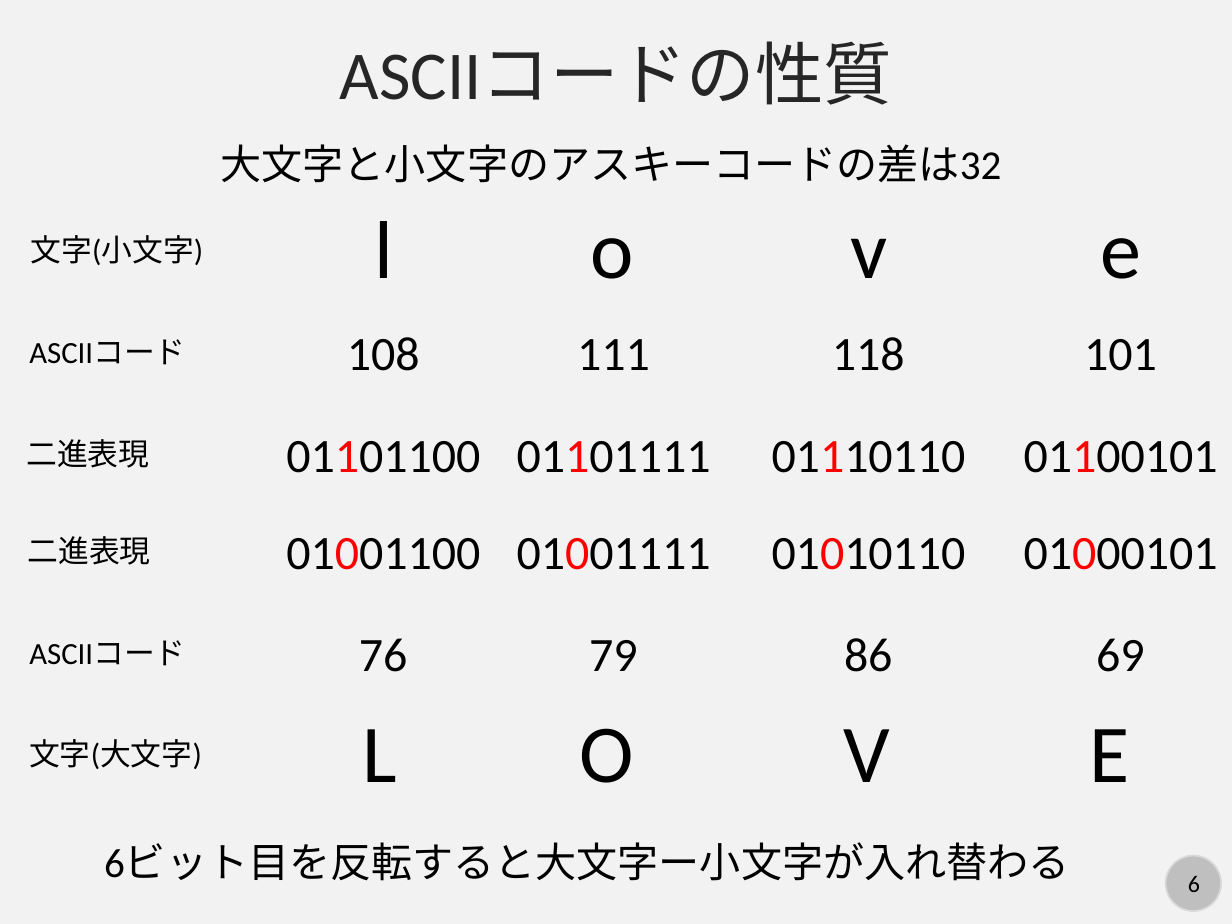
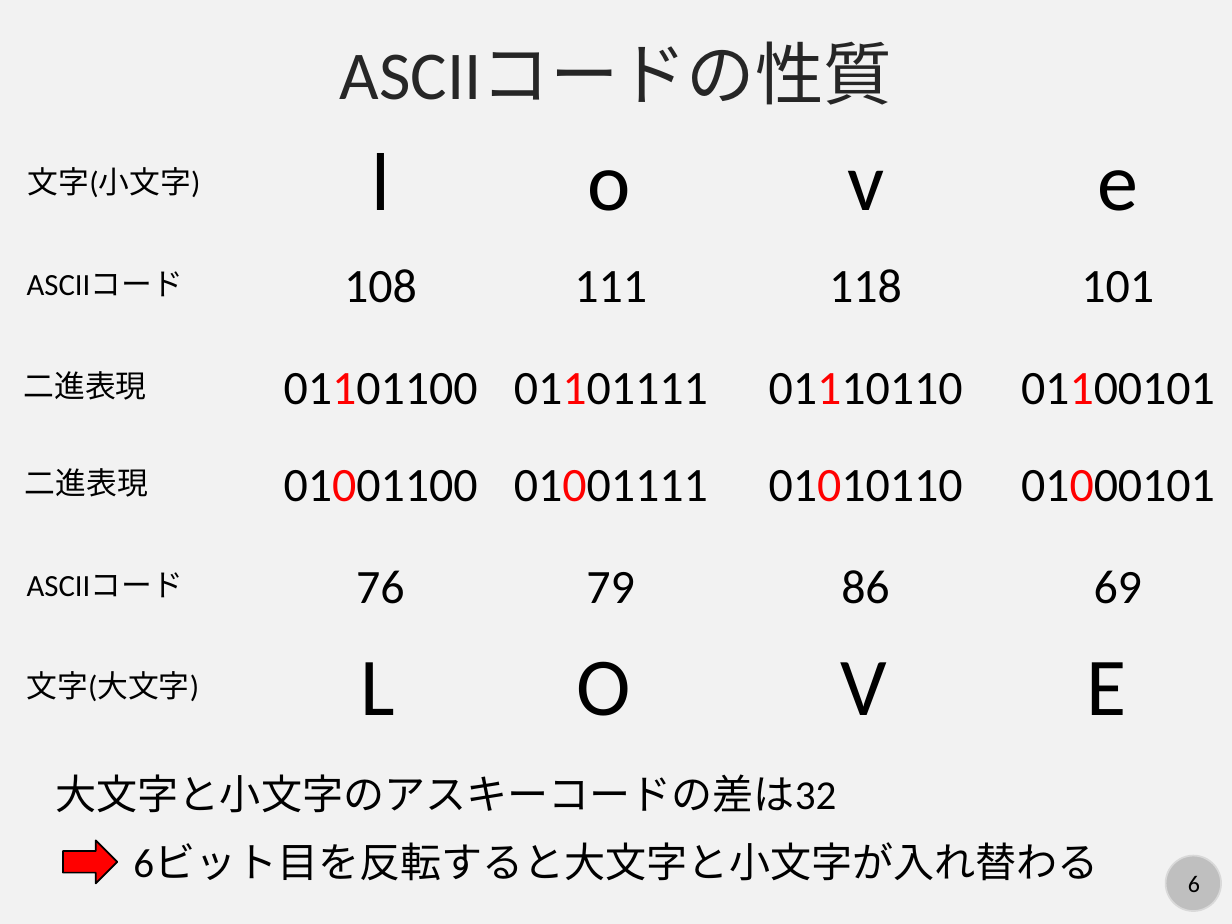
Before and after one commit to kaityo256/python_zero, a slide deck: slide 6 of string/fig/slide.pptx. Drawn at 1232x924 pixels with LibreOffice and Linux fonts; fonts in the diff are those of the drawing. Boxes give left, top, right and bottom in pixels: in the first picture for what was removed or moved away, otherwise in the second. Text is boxed around its words. In the diff, an @@ line names an element or a change of style, - is before the commit and + after.

Commit message:
updates slide

```diff
--- a/string/fig/slide.pptx
+++ b/string/fig/slide.pptx
@@ 21 texts: place and size @@
-21 texts at [26,238,1157,783]
+21 texts at [24,170,1154,716]
@@ text "ASCIIコード": place and size @@
-text "ASCIIコード" at [29,339,185,365]
+text "ASCIIコード" at [27,271,183,297]
@@ 8 texts: place and size @@
-8 texts at [29,221,1218,769]
+8 texts at [26,153,1215,701]
@@ text "大文字と小文字のアスキーコードの差は32": place and size @@
-text "大文字と小文字のアスキーコードの差は32" at [221,144,1002,183]
+text "大文字と小文字のアスキーコードの差は32" at [56,774,837,813]
@@ right arrow added at [63,840,117,883], fill #FF0000, outline #000000 1 pt @@
@@ text at [133,844,1098,881]: text changed @@
-6ビット目を反転すると大文字ー小文字が入れ替わる
+6ビット目を反転すると大文字と小文字が入れ替わる
```
Also in this commit, not shown: 1 slide added, 1 other file.
